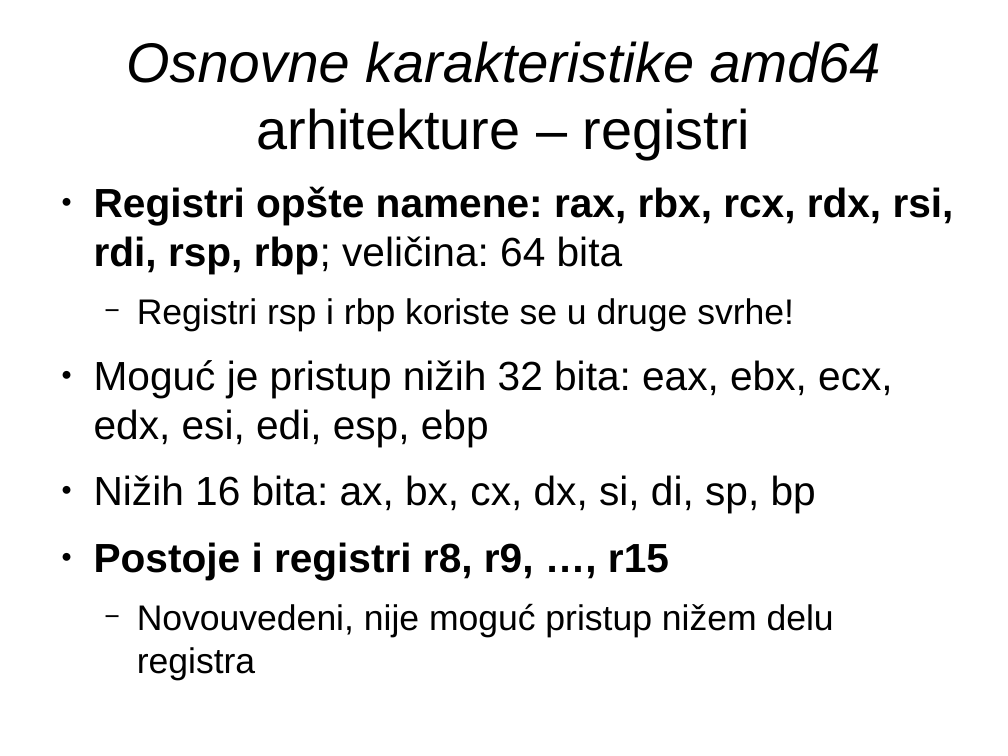
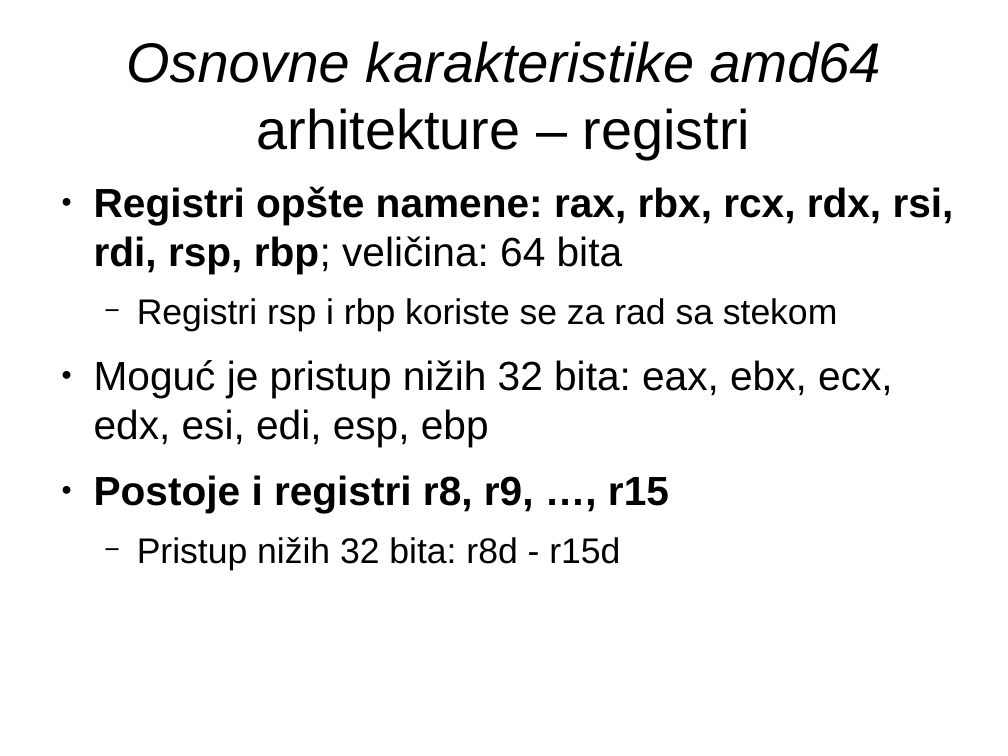
Before and after one commit to NikolaMilev/assembler-prezentacije, a slide deck: slide 13 of cas01/prez.odp. Drawn at 1008x756 pixels with LibreOffice and Linux fonts; fonts in the diff are those of the drawing. Boxes give left, top, right and bottom in pixels: in the first picture for what was removed or moved away, otherwise in the second. Text is boxed around its words. In the diff, an @@ line names an element or a change of style, - is before the commit and + after.

```diff
--- a/cas01/prez.odp
+++ b/cas01/prez.odp
@@ text at box(137, 298, 838, 331): text changed @@
-  − Registri rsp i rbp koriste se u druge svrhe!
+  − Registri rsp i rbp koriste se za rad sa stekom
@@ text at box(94, 475, 816, 513): paragraph removed @@
-● Nižih 16 bita: ax, bx, cx, dx, si, di, sp, bp
@@ text at box(137, 537, 620, 571): text changed @@
-  − Novouvedeni, nije moguć pristup nižem delu registra
+  − Pristup nižih 32 bita: r8d - r15d
```
Also in this commit, not shown: 13 other slides changed, 2 slides added, 1 slide removed, 2 other files.
